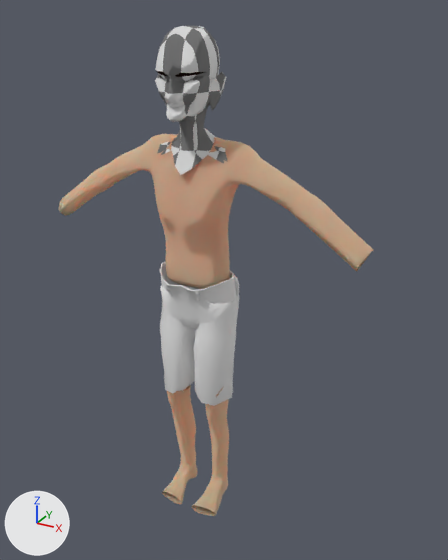
The Blender file LIB/Modeling/Personnages/Pecheur/pecheur_mode.blend as it was, and as the next commit left it.
Rendered twice from a camera (50 mm lens) standing at (0.908, -1.41, 1.826) and looking at (0.077, 0.099, 1.071). The axes (+X, +Y, +Z) are drawn at lower left. The lights are the same throughout.

The scene before the commit, as lines of its bpy script (objects in view):
```python
ob_cube = bpy.data.objects.new('Cube', me_cube_001)
ob_cube.location = (-0.003, 0.025, 1.607)
ob_cube.rotation_euler = (0.085, 0.0, 0.0)  # degrees (4.9, 0, 0)
ob_cube.scale = (0.0584, 0.0584, 0.0584)
ob_cube_001 = bpy.data.objects.new('Cube.001', me_cube_003)
ob_cube_001.location = (-0.003, 0.018, 1.605)
ob_cube_001.rotation_euler = (0.085, 0.0, 0.0)  # degrees (4.9, 0, 0)
ob_cube_001.scale = (0.0584, 0.0584, 0.0584)
ob_jeanluc_face = bpy.data.objects.new('JeanLuc_Face', me_cube_004)
ob_jeanluc_face.location = (-0.001, 0.001, 0.129)
ob_jeanluc_face.scale = (0.907, 0.907, 0.907)
ob_pantalon = bpy.data.objects.new('PANTALON', me_torus_002)
ob_pantalon.location = (-0.005, 0.112, 1.552)
ob_pantalon.scale = (0.11, 0.11, 0.11)
```
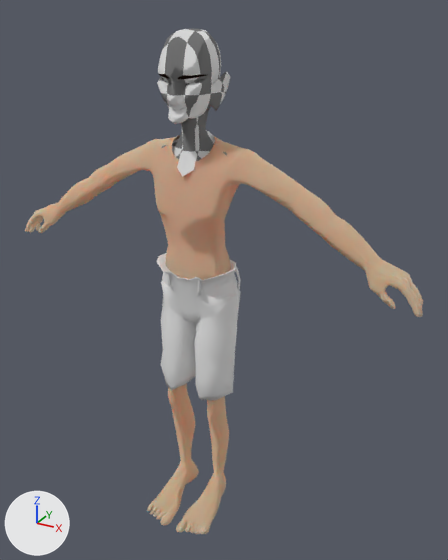
Changed parts and their boxes [x1, y1, x2, y2] in the pictures (448 x 560 px; the box of a moved part takes in the faces that stretch with it):
'Cube', reshaped, moved (26% wider, 17% taller)
    before: [58, 134, 374, 289]
    after: [25, 135, 423, 317]
'PANTALON', reshaped, moved
    before: [160, 262, 240, 406]
    after: [157, 253, 241, 401]
'JeanLuc_Face', reshaped, moved, rescaled
    before: [155, 26, 228, 175]
    after: [157, 29, 231, 177]
'Cube.001', reshaped (22% wider, 15% taller)
    before: [162, 385, 229, 516]
    after: [147, 383, 229, 534]
part 3 of me_cube_001, built on
    before: [58, 169, 374, 271]
    after: [25, 169, 423, 317]
part 4 of me_cube_001, moved or reshaped
    before: [153, 168, 235, 289]
    after: [153, 167, 233, 280]
part 5 of me_cube_001, moved or reshaped
    before: [140, 134, 260, 177]
    after: [140, 135, 261, 176]
part 6 of me_torus_002, moved or reshaped
    before: [160, 262, 239, 305]
    after: [157, 253, 240, 299]
part 7 of me_torus_002, built on
    before: [162, 346, 233, 406]
    after: [161, 341, 234, 401]

The change, as a diff of the scene's bpy script:
```diff
--- a/LIB/Modeling/Personnages/Pecheur/pecheur_mode.blend.py
+++ b/LIB/Modeling/Personnages/Pecheur/pecheur_mode.blend.py
@@ me_cube_003 @@
 # used by ob_cube_001; location = (-0.003, 0.018, 1.605); rotation_euler = (0.085, 0.0, 0.0), in degrees (4.9, 0, 0); scale = (0.0584, 0.0584, 0.0584)
-me_cube_003.from_pydata(...)  # 152 vertices, 145 faces; spans x 0.26..1.97, y -2.71..0.44, z -23.36..-14.56
+me_cube_003.from_pydata(...)  # 298 vertices, 293 faces; spans x 0.11..2.08, y -4.65..0.45, z -23.47..-14.48
+# me_cube_003 part 1: 138 vertices removed from x 0.26..1.97, y -2.71..0.44, z -23.36..-14.56; 284 vertices added at x 0.11..2.08, y -4.65..0.45, z -23.47..-14.48
 me_cube_003.materials.append(mat_skin)
@@ me_cube_004 @@
 # used by ob_jeanluc_face; location = (-0.001, 0.001, 0.129); scale = (0.907, 0.907, 0.907)
-me_cube_004.from_pydata(...)  # 325 vertices, 285 faces; spans x -0.153..0.152, y -0.056..0.172, z 0.958..1.823
+me_cube_004.from_pydata(...)  # 325 vertices, 285 faces; spans x -0.153..0.152, y -0.073..0.155, z 0.958..1.815
+# me_cube_004 part 2: 312 of 325 vertices moved; they spanned x 0.0..0.131, y -0.056..0.172, z 1.408..1.823 and now span x 0.0..0.131, y -0.073..0.155, z 1.4..1.815; mean shift (0.0, -0.016, -0.007); largest move (0.011, -0.052, 1.648) -> (0.011, -0.069, 1.641)
 me_cube_004.materials.append(mat_lapeaudejeanluc)
@@ me_cube_001 @@
 # used by ob_cube; location = (-0.003, 0.025, 1.607); rotation_euler = (0.085, 0.0, 0.0), in degrees (4.9, 0, 0); scale = (0.0584, 0.0584, 0.0584)
-me_cube_001.from_pydata(...)  # 178 vertices, 158 faces; spans x 0.0..8.96, y -0.94..1.7, z -9.76..-1.89
+me_cube_001.from_pydata(...)  # 1674 vertices, 1652 faces; spans x 0.0..11.55, y -1.02..1.7, z -9.76..-1.89
+# me_cube_001 part 3: 34 vertices moved from x 5.7..8.46, y -0.2..1.47, z -7.12..-4.52 to x 5.7..7.1, y 0.03..1.65, z -6.24..-4.53; 11 vertices removed from x 6.85..8.96, y -0.32..1.37, z -7.11..-5.38; 1477 vertices added at x 7.04..11.55, y -0.58..1.26, z -8.65..-4.78
+# me_cube_001 part 4: 37 vertices moved from x 0.0..1.99, y -0.94..1.51, z -9.7..-4.32 to x 0.0..1.97, y -1.02..1.6, z -9.7..-4.68; 5 vertices removed from x 0.0..1.05, y -0.83..0.88, z -9.62..-8.43; 35 vertices added at x 0.0..1.86, y -1.01..1.01, z -9.66..-4.16
+# me_cube_001 part 5: 15 vertices moved from x 0.87..2.87, y 0.29..1.53, z -2.87..-1.89 to x 0.86..2.82, y 0.29..1.52, z -2.95..-1.89
 me_cube_001.materials.append(mat_skin)
@@ me_torus_002 @@
 # used by ob_pantalon; location = (-0.005, 0.112, 1.552); scale = (0.11, 0.11, 0.11)
-me_torus_002.from_pydata(...)  # 191 vertices, 177 faces; spans x 0.0..1.24, y -1.18..0.5, z -8.09..-4.12
+me_torus_002.from_pydata(...)  # 254 vertices, 237 faces; spans x 0.0..1.24, y -1.17..0.51, z -7.98..-4.01
+# me_torus_002 part 6: 65 vertices moved from x 0.0..1.18, y -1.18..0.44, z -4.62..-4.12 to x 0.0..1.17, y -1.11..0.51, z -4.62..-4.01; 36 vertices added at x 0.0..0.92, y -0.9..0.31, z -4.48..-4.19
+# me_torus_002 part 7: 8 vertices moved from x 0.35..0.89, y -1.06..0.19, z -8.09..-7.19 to x 0.35..0.89, y -1.17..0.17, z -7.95..-7.19; 27 vertices added at x 0.26..0.9, y -0.89..0.01, z -7.95..-6.95
@@ ob_jeanluc_face @@
 ob_jeanluc_face = bpy.data.objects.new('JeanLuc_Face', me_cube_004)
-ob_jeanluc_face.location = (-0.001, 0.001, 0.129)
-ob_jeanluc_face.scale = (0.907, 0.907, 0.907)
+ob_jeanluc_face.location = (-0.002, 0.028, 0.133)
+ob_jeanluc_face.scale = (0.904, 0.904, 0.904)
 _m = ob_jeanluc_face.modifiers.new('Mirror', 'MIRROR')
@@ ob_cube @@
 ob_cube = bpy.data.objects.new('Cube', me_cube_001)
-ob_cube.location = (-0.003, 0.025, 1.607)
+ob_cube.location = (-0.003, 0.028, 1.607)
 ob_cube.rotation_euler = (0.085, 0.0, 0.0)  # degrees (4.9, 0, 0)
@@ ob_pantalon @@
 ob_pantalon = bpy.data.objects.new('PANTALON', me_torus_002)
-ob_pantalon.location = (-0.005, 0.112, 1.552)
+ob_pantalon.location = (-0.004, 0.117, 1.568)
 ob_pantalon.scale = (0.11, 0.11, 0.11)
```
